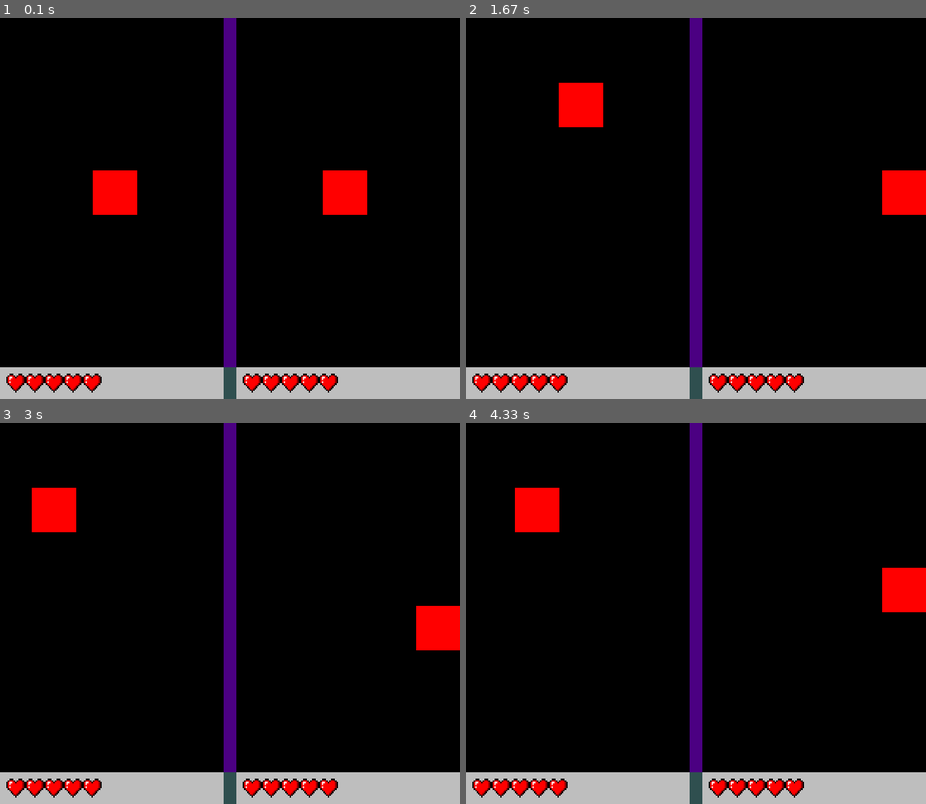
Above: before the commit, frames 1-4 (two rows, left to right).
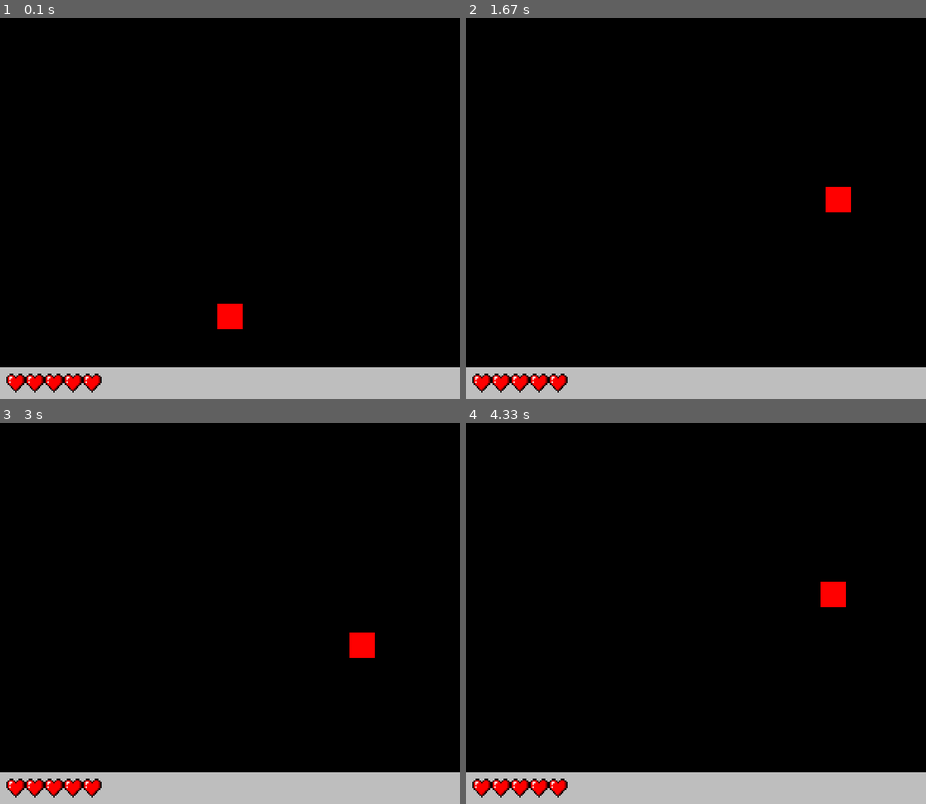
Above: after the commit, the same moments.

Repository: Codeit-Michael/Pygame-Space-Invader
Game: pygame game, started from main.py
Same seed, same stepped clock (60 frames per second), same inputs: the game is played once before the commit and once after it.
Inputs:
- Up to frame 1 (0.1 s): no input
- Up to frame 2 (1.67 s): hold W 0.33-0.8 s; hold Right 0.33-0.8 s; hold Right 0.83-1.3 s; hold W 1.33-1.63 s
- Up to frame 3 (3 s): hold Right 1.67-2.13 s; hold A 2.17-2.7 s; hold Down from 2.73 s (still down)
- Up to frame 4 (4.33 s): release Down at 3.03 s; hold A 3.07-3.47 s; hold Up 3.5-3.87 s; hold D from 3.9 s (still down)

The runs differ from the first frame. In frame 1, 5.9% of the frame differs, in the area x 20-80%, y 0-100%; in frame 2, 6.1%, in the area x 20-100%, y 0-100%; in frame 3, 6.1%; in frame 4, 6.1%.

Commit message:
rewrite and add resources

Diff:
--- a/game.py
+++ b/game.py
@@ -10,11 +10,7 @@
 		img_path = "assets/life/life.png"
 		life_image = pygame.image.load(img_path)
 		life_image = pygame.transform.scale(life_image, (life_size, life_size))
-
-		if player.rect.x < WIDTH // 2:
-			life_x = border_thickness // 2
-		else:
-			life_x = WIDTH // 2 + border_thickness
+		life_x = border_thickness // 2
 
 		for life in range(player.life):
 			self.screen.blit(life_image, (life_x, HEIGHT + (border_thickness // 2)))
--- a/main.py
+++ b/main.py
@@ -25,7 +25,7 @@
 			world.player_move()
 			world.update()
 			pygame.display.update()
-			self.FPS.tick(60)
+			self.FPS.tick(30)
 
 
 if __name__ == "__main__":
--- a/player.py
+++ b/player.py
@@ -7,7 +7,7 @@
 		self.y = pos[1]
 		self.rect = pygame.Rect(self.x, self.y, size, size)
 		self.color = pygame.Color("red")
-		self.player_speed = 3
+		self.player_speed = 8
 
 		# player status
 		self.life = 5
--- a/settings.py
+++ b/settings.py
@@ -2,4 +2,4 @@
 
 border_thickness = 20
 nav_thickness = 50
-player_size  = 70
+player_size  = 40
--- a/world.py
+++ b/world.py
@@ -8,7 +8,6 @@
 		self.screen = screen
 		self.game_over = False
 
-		self.boundary = pygame.Rect(WIDTH // 2 - (border_thickness // 2), 0, border_thickness, HEIGHT)
 		self.players = pygame.sprite.Group()
 		self.game = Game(self.screen)
 
@@ -16,58 +15,35 @@
 
 	# create and add player to the screen
 	def _generate_world(self):
-		player_x, player_y = WIDTH // 4, HEIGHT // 2
+		player_x, player_y = WIDTH // 2, HEIGHT - (player_size * 2)
 		center_size = player_size // 2
-		posA, posB = (player_x - center_size, player_y - center_size), ((player_x * 3) - center_size, player_y - center_size)
-		self.playerA = Player(posA, player_size)
-		self.playerB = Player(posB, player_size)
+		player_pos = (player_x - center_size, player_y - center_size)
+		self.player = Player(player_pos, player_size)
 
 	def add_additionals(self):
-		# add border
-		color = pygame.Color("indigo")
-		pygame.draw.rect(self.screen, color, self.boundary)
-
 		# add nav
 		nav = pygame.Rect(0, HEIGHT, WIDTH, nav_thickness)
-		nav_border = pygame.Rect((WIDTH // 2) - (border_thickness // 2), HEIGHT, border_thickness, nav_thickness)
 		pygame.draw.rect(self.screen, pygame.Color("gray"), nav)
-		pygame.draw.rect(self.screen, pygame.Color("darkslategray"), nav_border)
 
 	def player_move(self):
 		keys = pygame.key.get_pressed()
 
-		if keys[pygame.K_a]:
-			if self.playerA.rect.left > 0:
-				self.playerA.move_left()
-		if keys[pygame.K_w]:
-			if self.playerA.rect.top > 0:
-				self.playerA.move_up()
-		if keys[pygame.K_d]:
-			if self.playerA.rect.right < self.boundary.left:
-				self.playerA.move_right()
-		if keys[pygame.K_s]:
-			if self.playerA.rect.bottom < HEIGHT:
-				self.playerA.move_bottom()
-
-		if keys[pygame.K_LEFT]:
-			if self.playerB.rect.left > self.boundary.right:
-				self.playerB.move_left()
-		if keys[pygame.K_UP]:
-			if self.playerB.rect.top > 0:
-				self.playerB.move_up()
-		if keys[pygame.K_RIGHT]:
-			if self.playerB.rect.right < WIDTH:
-				self.playerB.move_right()
-		if keys[pygame.K_DOWN]:
-			if self.playerB.rect.bottom < HEIGHT:
-				self.playerB.move_bottom()
+		if keys[pygame.K_a] or keys[pygame.K_LEFT]:
+			if self.player.rect.left >= 0:
+				self.player.move_left()
+		if keys[pygame.K_w] or keys[pygame.K_UP]:
+			if self.player.rect.top >= 0:
+				self.player.move_up()
+		if keys[pygame.K_d] or keys[pygame.K_RIGHT]:
+			if self.player.rect.right <= WIDTH:
+				self.player.move_right()
+		if keys[pygame.K_s] or keys[pygame.K_DOWN]:
+			if self.player.rect.bottom <= HEIGHT:
+				self.player.move_bottom()
 
 	def update(self):
-		# add border and nav
+		# add nav
 		self.add_additionals()
 
-		self.playerA.update(self.screen)
-		self.game.show_life(self.playerA)
-
-		self.playerB.update(self.screen)
-		self.game.show_life(self.playerB)
+		self.player.update(self.screen)
+		self.game.show_life(self.player)
Binary file added: assets/aliens/1.png
Binary file added: assets/aliens/2.png
Binary file added: assets/aliens/3.png
Binary file added: assets/bullet/enemy-bullet.png
Binary file added: assets/bullet/player-bullet.png
Binary file added: assets/ship/ship.png
Binary file added: assets/ship/ship1.png
